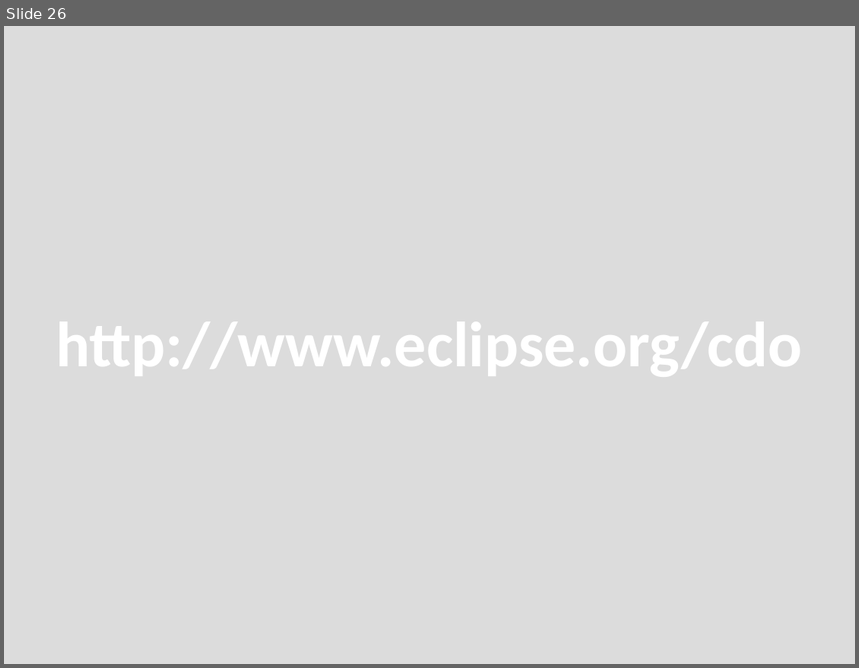
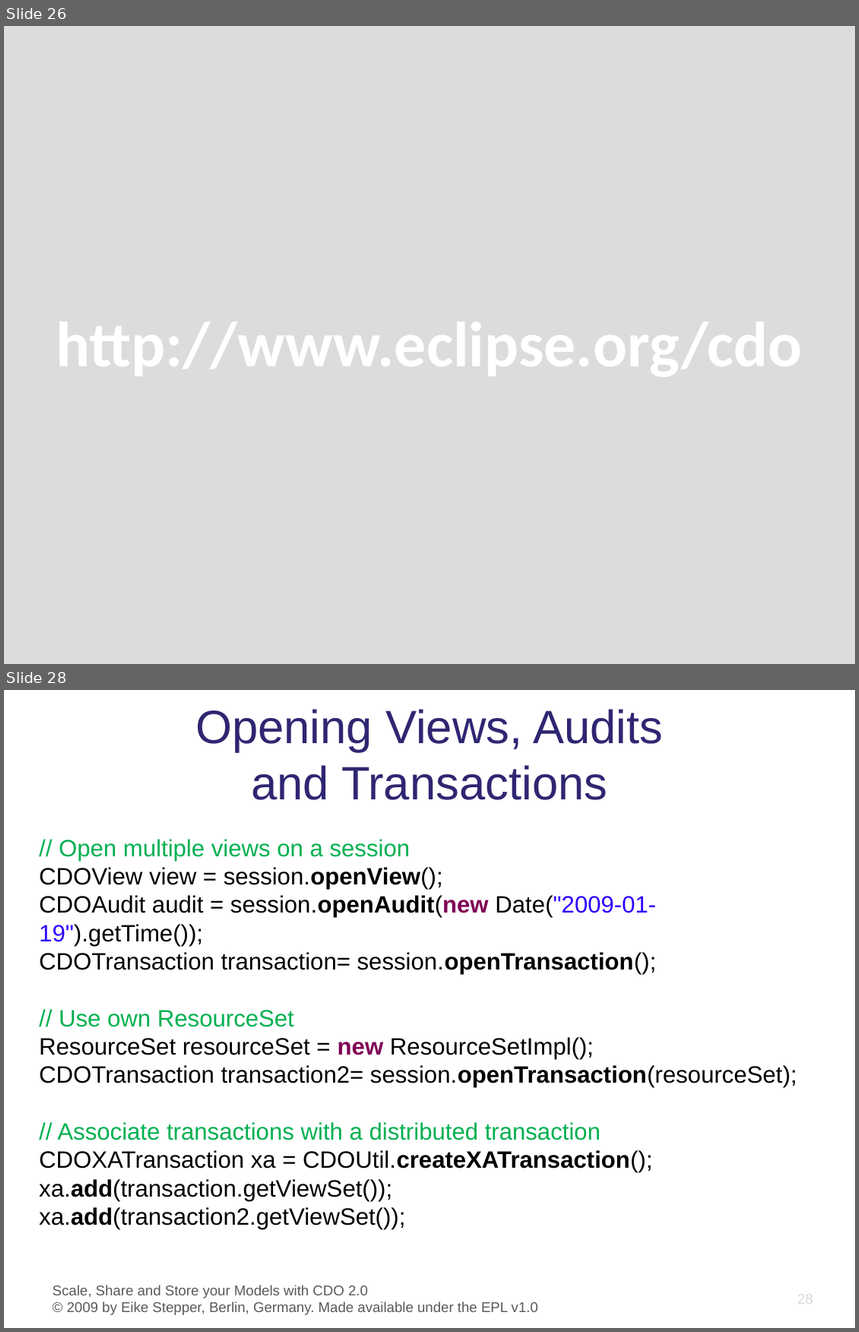
Before and after one commit to eclipse-cdo/cdo.www, a slide deck: documentation/presentations/EclipseCon_2009/CDO_EclipseCon_2009.pptx. Shown one above the other, each under a label of ours: slide 26 before the commit, slides 26 and 28 after it; the slides between them are not shown. The pictures are 859x668 and 859x1332 pixels, drawn with LibreOffice and Linux fonts; fonts in the diff are those of the drawing; background and template pictures are left out. Boxes give left, top, right and bottom in pixels: in the first picture for what was removed or moved away, otherwise in the second. Text is boxed around its words. In the diff, an @@ line names an element or a change of style, - is before the commit and + after.

```diff
--- a/documentation/presentations/EclipseCon_2009/CDO_EclipseCon_2009.pptx
+++ b/documentation/presentations/EclipseCon_2009/CDO_EclipseCon_2009.pptx
@@ slide 28 added at [4, 690, 855, 1328], background #FFFFFF @@
@@ title added at [196, 709, 663, 800], 39.6 pt, text #2F2672 @@
+Opening Views, Audits
+and Transactions
@@ text added at [39, 839, 797, 1230], 20 pt, text #000000 @@
+// Open multiple views on a session
+CDOView view = session.openView();
+CDOAudit audit = session.openAudit(new Date("2009-01-19").getTime());
+CDOTransaction transaction= session.openTransaction();
+// Use own ResourceSet
+ResourceSet resourceSet = new ResourceSetImpl();
+CDOTransaction transaction2= session.openTransaction(resourceSet);
+// Associate transactions with a distributed transaction
+CDOXATransaction xa = CDOUtil.createXATransaction();
+xa.add(transaction.getViewSet());
+xa.add(transaction2.getViewSet());
@@ text added at [53, 1285, 538, 1315], 12 pt, text #595959 @@
+Scale, Share and Store your Models with CDO 2.0
+© 2009 by Eike Stepper, Berlin, Germany. Made available under the EPL v1.0
@@ page number added at [797, 1291, 813, 1307], 12 pt, text #D9D9D9 @@
+28
```
Also in this commit, not shown: 9 slides changed, 7 other slides added.
